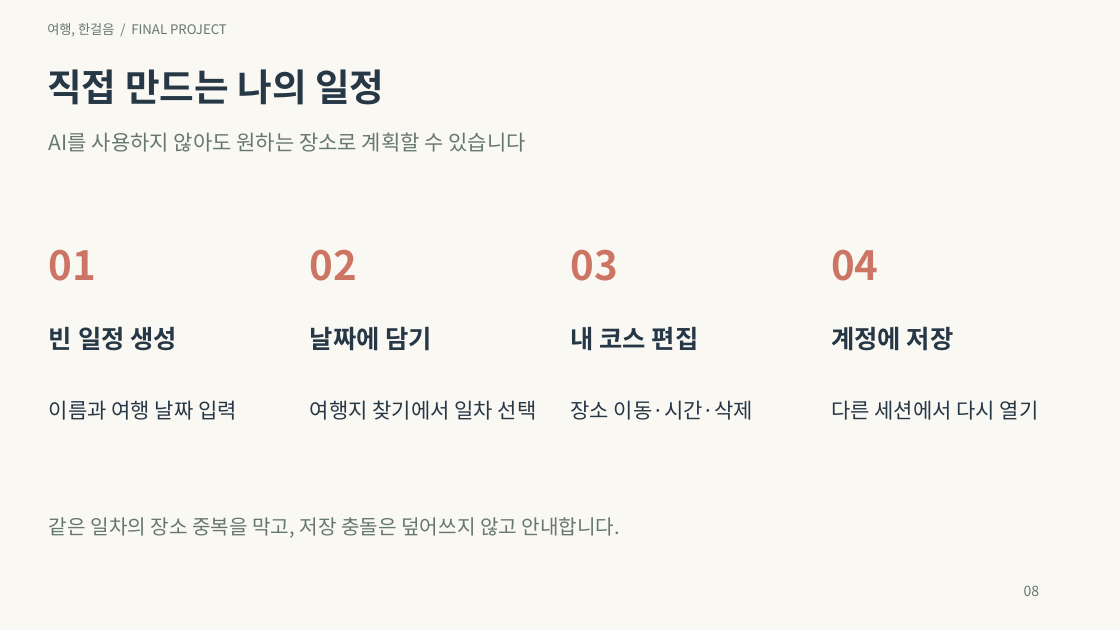
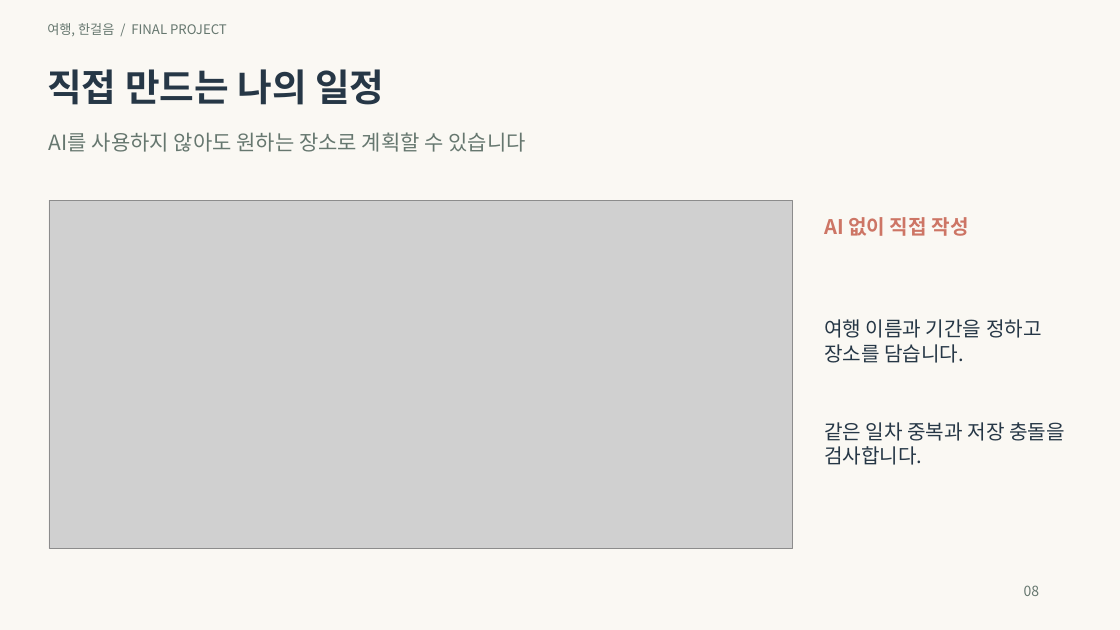
Before and after one commit to inyoung7-lab/AI-Travel-Planner, a slide deck: slide 8 of deliverables/final-project-20261025/04_프로젝트_기획발표.pptx. Drawn at 1120x630 pixels with LibreOffice and Linux fonts; fonts in the diff are those of the drawing; grey boxes stand for pictures. Boxes give left, top, right and bottom in pixels: in the first picture for what was removed or moved away, otherwise in the second. Text is boxed around its words. In the diff, an @@ line names an element or a change of style, - is before the commit and + after.

```diff
--- a/deliverables/final-project-20261025/04_프로젝트_기획발표.pptx
+++ b/deliverables/final-project-20261025/04_프로젝트_기획발표.pptx
@@ picture added at box(49, 200, 792, 549) @@
@@ text at box(824, 217, 969, 236): text changed; size 21.8 to 17.2 pt; text colour #263746 to #CD7565 @@
-빈 일정 생성
+AI 없이 직접 작성
@@ text removed at box(49, 249, 96, 281) @@
-01
@@ text removed at box(310, 249, 357, 281) @@
-02
@@ text removed at box(570, 249, 617, 281) @@
-03
@@ text removed at box(831, 249, 878, 281) @@
-04
@@ text removed at box(310, 326, 432, 351) @@
-날짜에 담기
@@ text removed at box(570, 326, 699, 351) @@
-내 코스 편집
@@ text at box(824, 319, 1042, 363): text changed; size 18 to 17.2 pt @@
-이름과 여행 날짜 입력
+여행 이름과 기간을 정하고 장소를 담습니다.
@@ text removed at box(831, 326, 954, 351) @@
-계정에 저장
@@ text removed at box(310, 400, 537, 420) @@
-여행지 찾기에서 일차 선택
@@ text removed at box(570, 400, 753, 420) @@
-장소 이동·시간·삭제
@@ text removed at box(831, 400, 1039, 420) @@
-다른 세션에서 다시 열기
@@ text added at box(824, 422, 1065, 465), 17.2 pt, text #263746 @@
+같은 일차 중복과 저장 충돌을 검사합니다.
@@ text removed at box(49, 517, 621, 538) @@
-같은 일차의 장소 중복을 막고, 저장 충돌은 덮어쓰지 않고 안내합니다.
```
Also in this commit, not shown: 12 other slides changed, 10 slides added, 43 other files.
